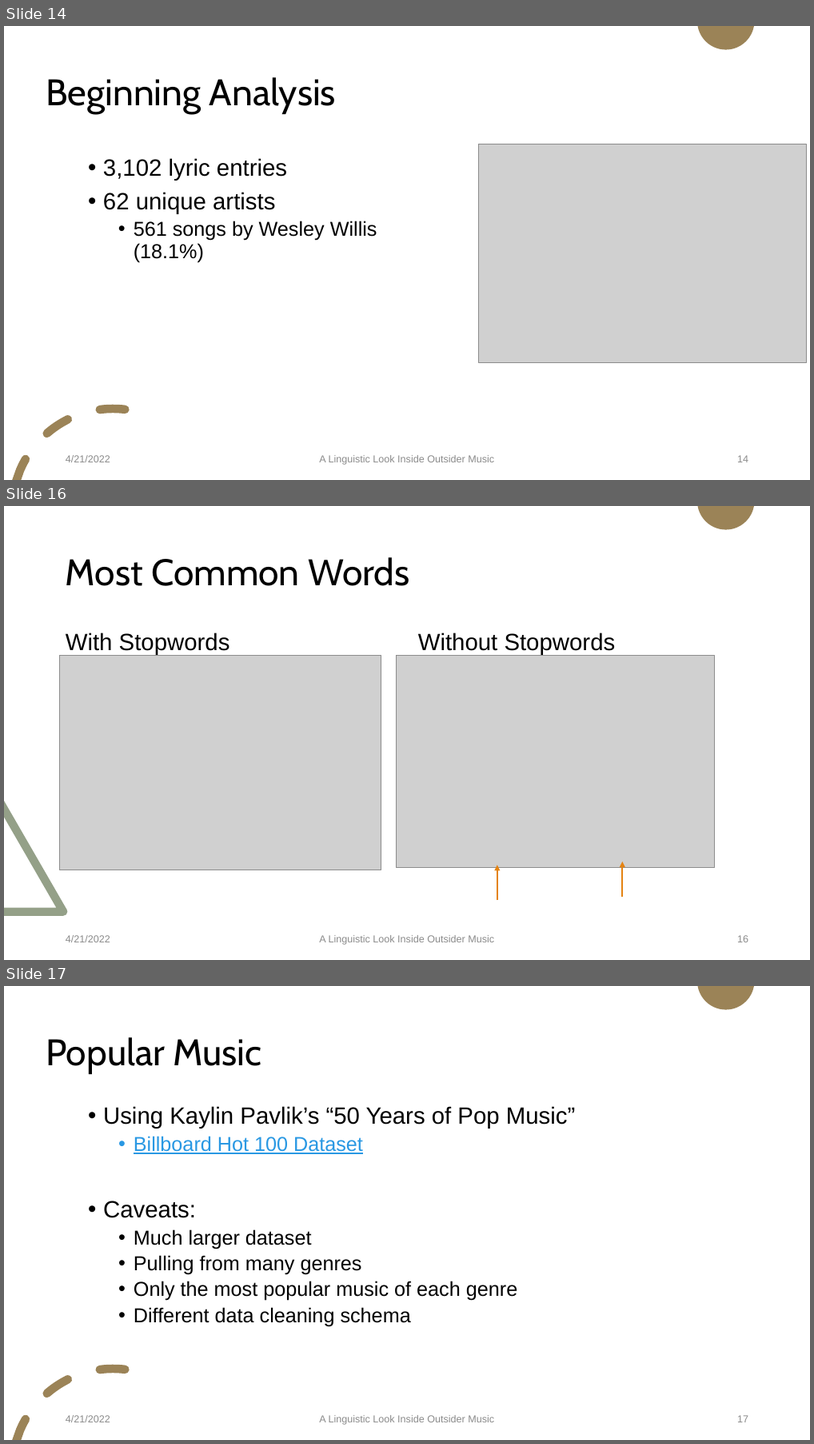
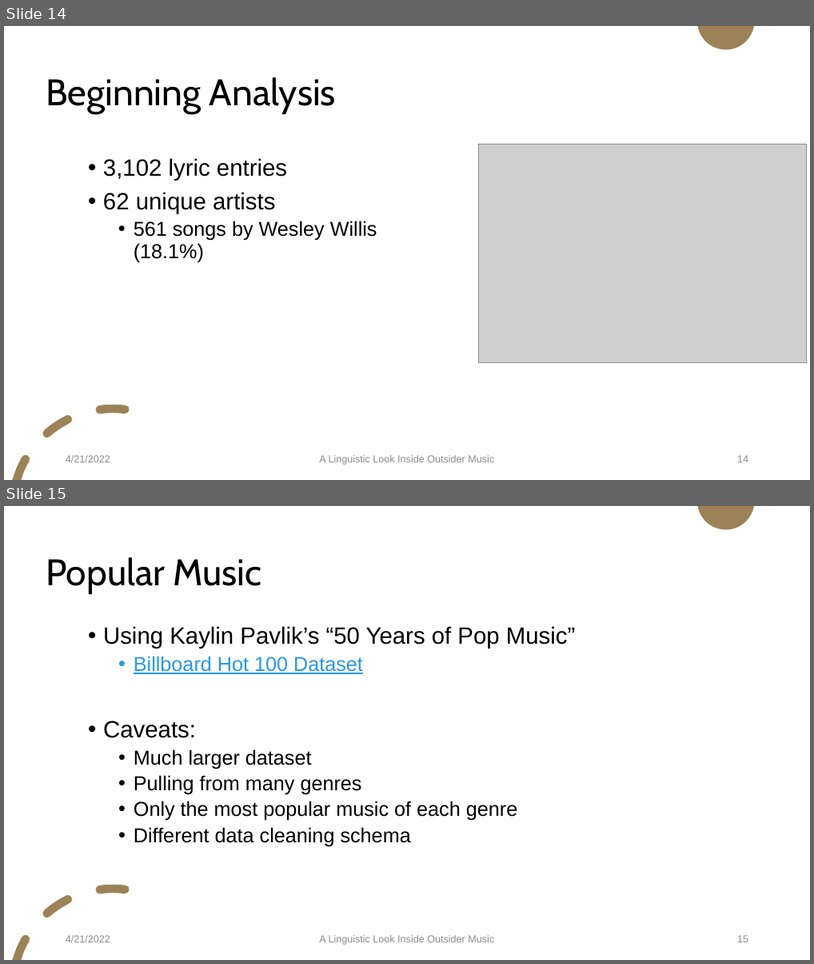
Before and after one commit to Data-Science-for-Linguists-2022/Outsider-Music-Linguistic-Analysis, a slide deck: presentation_4_20_22.pptx. Shown one above the other, each under a label of ours: slides 14, 16 and 17 before the commit, slides 14 and 15 after it; the slides between them are not shown. The pictures are 814x1444 and 814x964 pixels, drawn with LibreOffice and Linux fonts; fonts in the diff are those of the drawing; grey boxes stand for pictures. Boxes give left, top, right and bottom in pixels: in the first picture for what was removed or moved away, otherwise in the second. Text is boxed around its words. In the diff, an @@ line names an element or a change of style, - is before the commit and + after.

```diff
--- a/presentation_4_20_22.pptx
+++ b/presentation_4_20_22.pptx
@@ slide 16 removed at [4, 506, 810, 960], background #FFFFFF; not listed: 1 template element that a slide beside it also shows @@
@@ title removed at [66, 557, 410, 586] @@
-Most Common Words
@@ text removed at [66, 632, 230, 655] @@
-With Stopwords
@@ text removed at [418, 632, 616, 655] @@
-Without Stopwords
@@ picture removed at [60, 655, 382, 869] @@
@@ picture removed at [397, 655, 715, 867] @@
@@ freeform shape removed at [4, 800, 67, 916] @@
@@ arrow removed from (498, 900) to (498, 864) @@
@@ arrow removed from (623, 896) to (623, 861) @@
@@ text removed at [66, 935, 110, 942] @@
-4/21/2022
@@ text removed at [319, 935, 494, 944] @@
-A Linguistic Look Inside Outsider Music
@@ page number removed at [738, 935, 749, 942] @@
-16
@@ what was slide 17 is now slide 15 @@
@@ page number at [738, 935, 749, 942]: text changed @@
-17
+15
```
Also in this commit, not shown: 3 slides changed, 1 slide added, 2 other slides removed.
